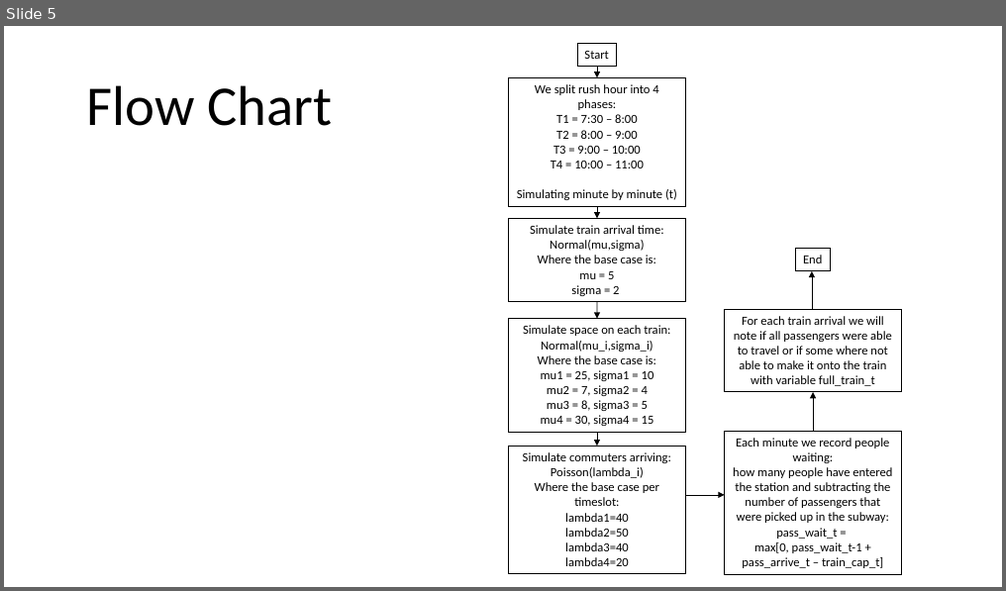
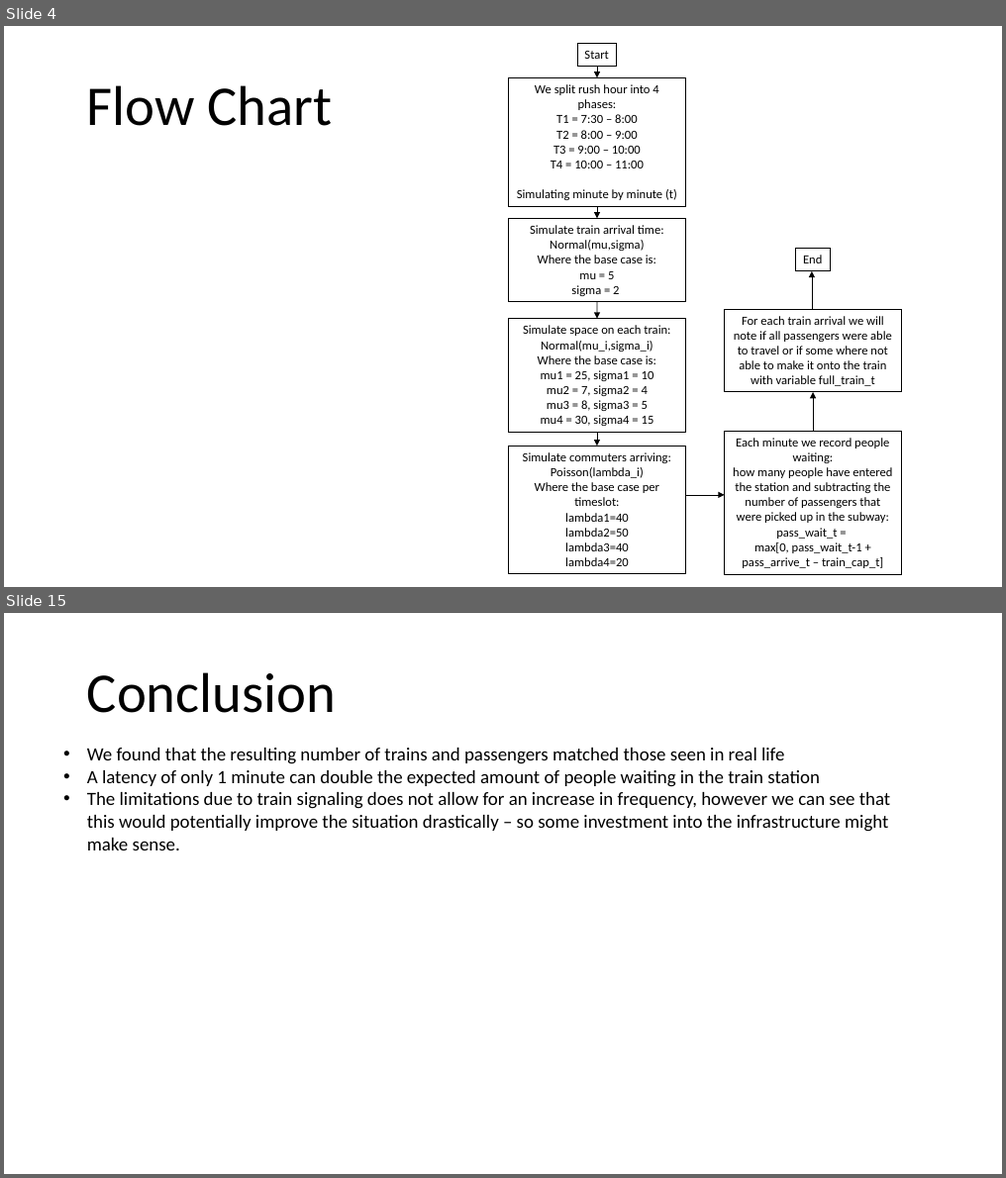
Before and after one commit to ManolisManoli/Data604_Sim-Mod, a slide deck: Final_Project/ManolisManoli_FinalProject_Data604.pptx. Shown one above the other, each under a label of ours: slide 5 before the commit, slides 4 and 15 after it; the slides between them are not shown. The pictures are 1006x591 and 1006x1178 pixels, drawn with LibreOffice and Linux fonts; fonts in the diff are those of the drawing. Boxes give left, top, right and bottom in pixels: in the first picture for what was removed or moved away, otherwise in the second. Text is boxed around its words. In the diff, an @@ line names an element or a change of style, - is before the commit and + after.

```diff
--- a/Final_Project/ManolisManoli_FinalProject_Data604.pptx
+++ b/Final_Project/ManolisManoli_FinalProject_Data604.pptx
@@ slide 15 added at bbox=[4, 613, 1002, 1174], background #FFFFFF @@
@@ text added at bbox=[87, 672, 336, 713], 54 pt, text #000000 @@
+Conclusion
@@ text added at bbox=[87, 748, 890, 851], 18 pt, text #000000 @@
+• We found that the resulting number of trains and passengers matched those seen in real life
+• A latency of only 1 minute can double the expected amount of people waiting in the train station
+• The limitations due to train signaling does not allow for an increase in frequency, however we can see that this would potentially improve the situation drastically – so some investment into the infrastructure might make sense.
@@ what was slide 5 is now slide 4 @@
```
Also in this commit, not shown: 2 slides changed, 10 other slides added, 1 slide removed.
